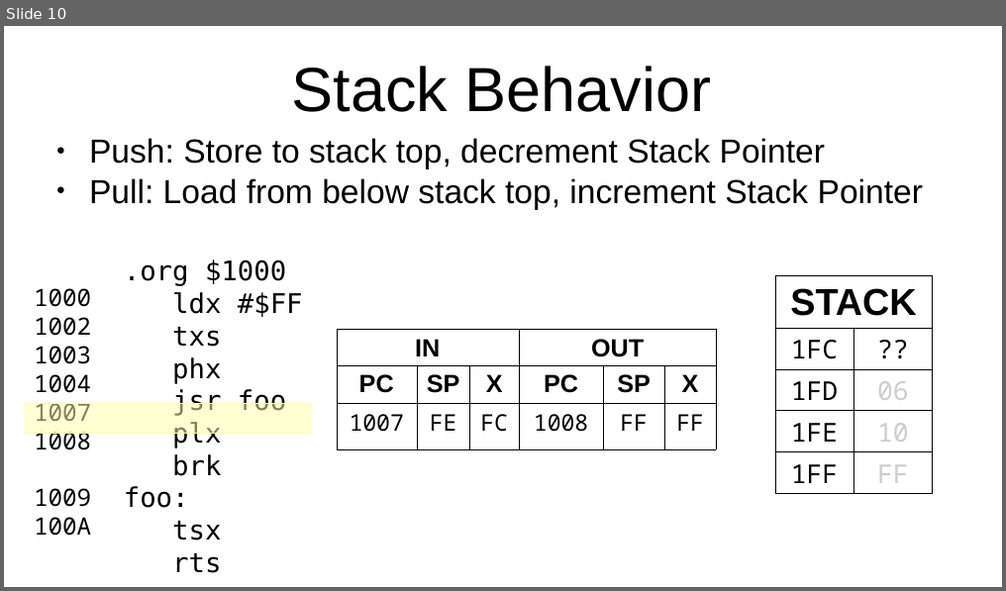
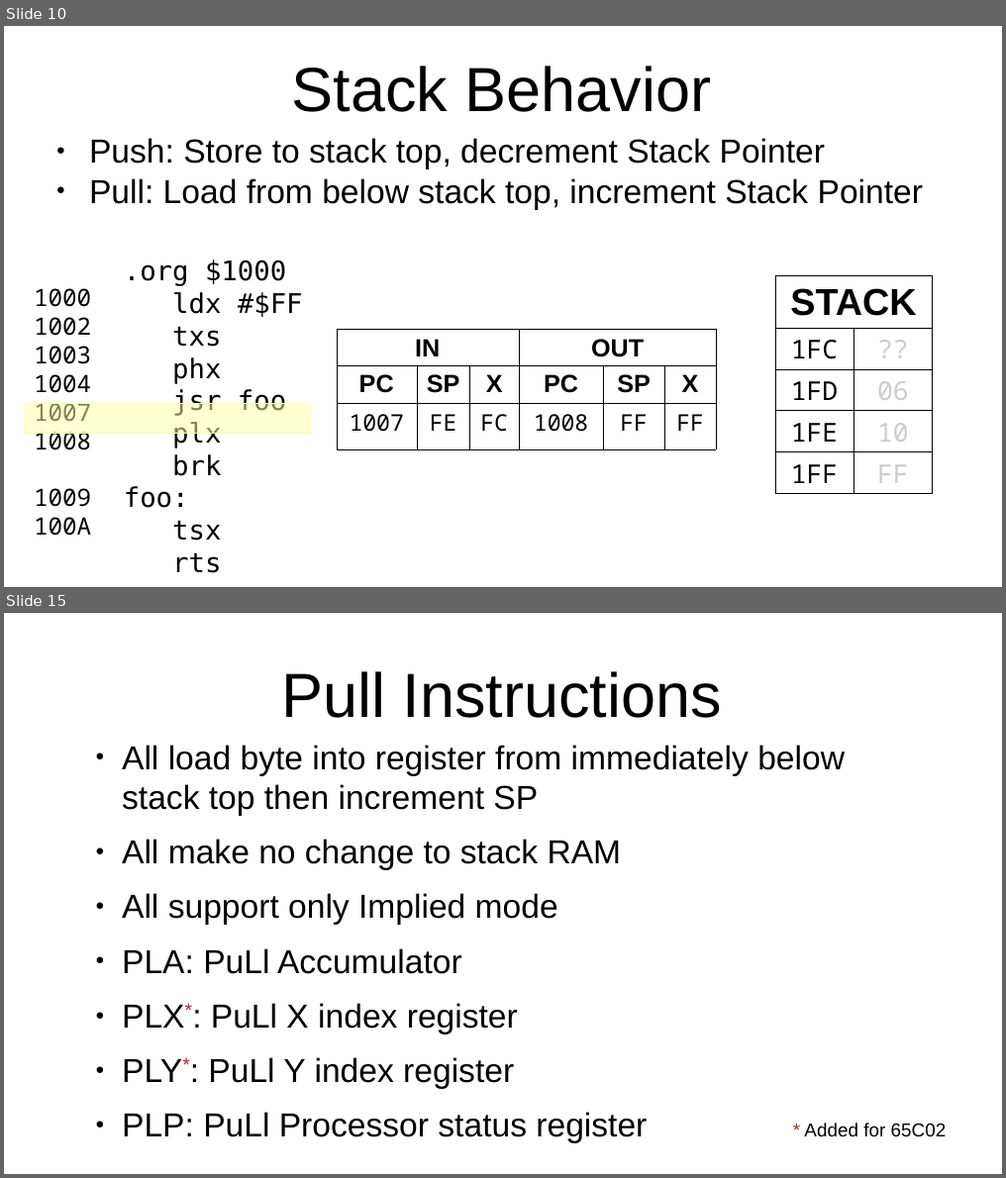
Before and after one commit to SlithyMatt/x16-assembly-tutorial, a slide deck: Lesson5/Lesson5.odp. Shown one above the other, each under a label of ours: slide 10 before the commit, slides 10 and 15 after it; the slides between them are not shown. The pictures are 1006x591 and 1006x1178 pixels, drawn with LibreOffice and Linux fonts; fonts in the diff are those of the drawing. Boxes give left, top, right and bottom in pixels: in the first picture for what was removed or moved away, otherwise in the second. Text is boxed around its words. In the diff, an @@ line names an element or a change of style, - is before the commit and + after.

```diff
--- a/Lesson5/Lesson5.odp
+++ b/Lesson5/Lesson5.odp
@@ slide 15 added at box(4, 613, 1002, 1174), background #FFFFFF @@
@@ title added at box(281, 671, 722, 718), 60 pt, text #000000 @@
+Pull Instructions
@@ text added at box(122, 745, 845, 1144), 32 pt, text #000000 @@
+● All load byte into register from immediately below stack top then increment SP
+● All make no change to stack RAM
+● All support only Implied mode
+● PLA: PuLl Accumulator
+● PLX*: PuLl X index register
+● PLY*: PuLl Y index register
+● PLP: PuLl Processor status register
@@ text added at box(804, 1123, 946, 1138), 18 pt, text #000000 @@
+* Added for 65C02
@@ slide 10 changed as well @@
@@ table at box(775, 275, 933, 491) @@
@@ text colour #000000 to #CCCCCC in "??" @@
```
Also in this commit, not shown: 9 other slides changed, 10 other slides added, 15 slides removed, 3 other files.
